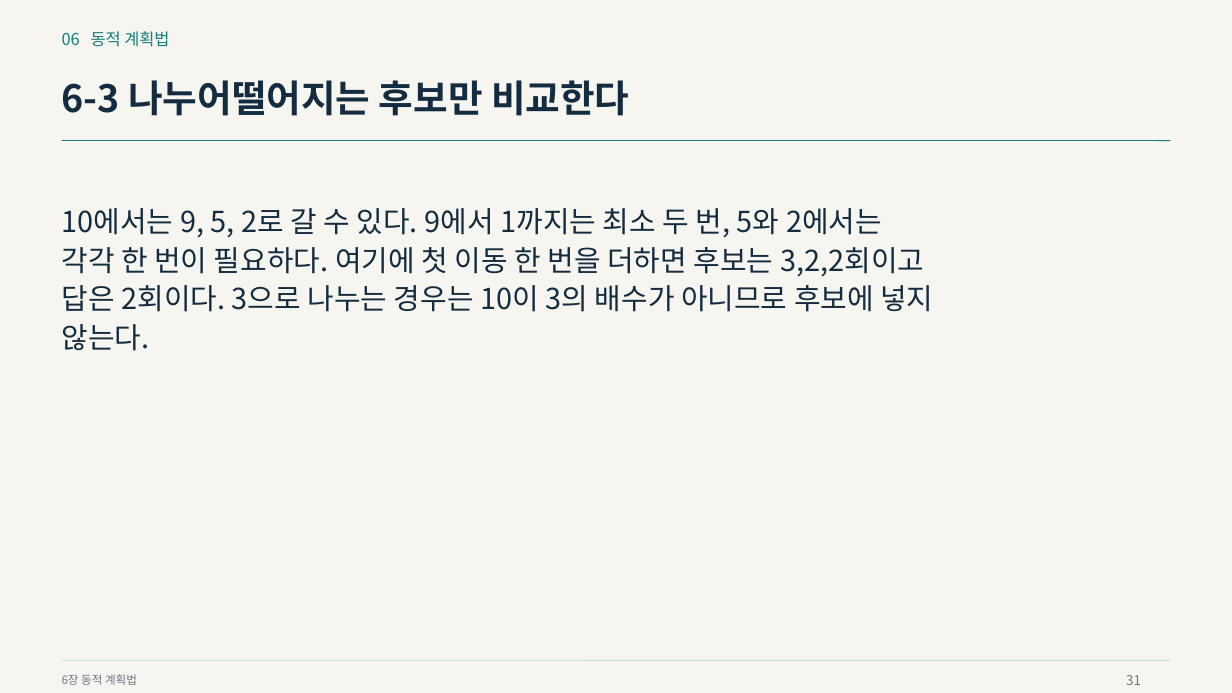
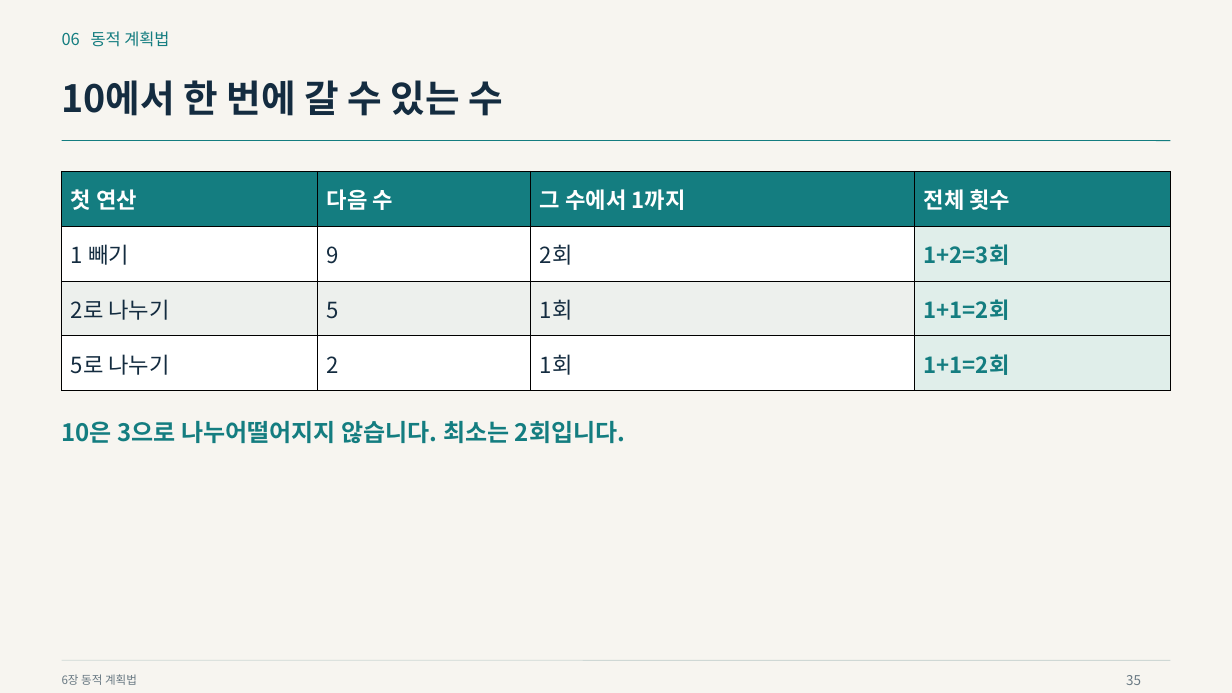
Before and after one commit to Sangdon-Park/Sangdon-Park.github.io, a slide deck: slide 35 of data/알고리즘/6장_동적_계획법.pptx (slide 31 before the commit). Drawn at 1232x693 pixels with LibreOffice and Linux fonts; fonts in the diff are those of the drawing. Boxes give left, top, right and bottom in pixels: in the first picture for what was removed or moved away, otherwise in the second. Text is boxed around its words. In the diff, an @@ line names an element or a change of style, - is before the commit and + after.

```diff
--- a/data/알고리즘/6장_동적_계획법.pptx
+++ b/data/알고리즘/6장_동적_계획법.pptx
@@ text at [62,80,503,116]: text changed @@
-6-3 나누어떨어지는 후보만 비교한다
+10에서 한 번에 갈 수 있는 수
@@ table added at [62,171,1171,391], 4 rows, 4 columns @@
+첫 연산 | 다음 수 | 그 수에서 1까지 | 전체 횟수
+1 빼기 | 9 | 2회 | 1+2=3회
+2로 나누기 | 5 | 1회 | 1+1=2회
+5로 나누기 | 2 | 1회 | 1+1=2회
@@ text removed at [62,208,933,351] @@
-10에서는 9, 5, 2로 갈 수 있다. 9에서 1까지는 최소 두 번, 5와 2에서는
-각각 한 번이 필요하다. 여기에 첫 이동 한 번을 더하면 후보는 3,2,2회이고
-답은 2회이다. 3으로 나누는 경우는 10이 3의 배수가 아니므로 후보에 넣지
-않는다.
@@ text added at [62,421,625,443], 18.8 pt, text #147D80, bold @@
+10은 3으로 나누어떨어지지 않습니다. 최소는 2회입니다.
@@ text at [1126,675,1141,685]: text changed @@
-31
+35
```
Also in this commit, not shown: 37 other slides changed, 20 slides added, 9 slides removed, 22 other files.
